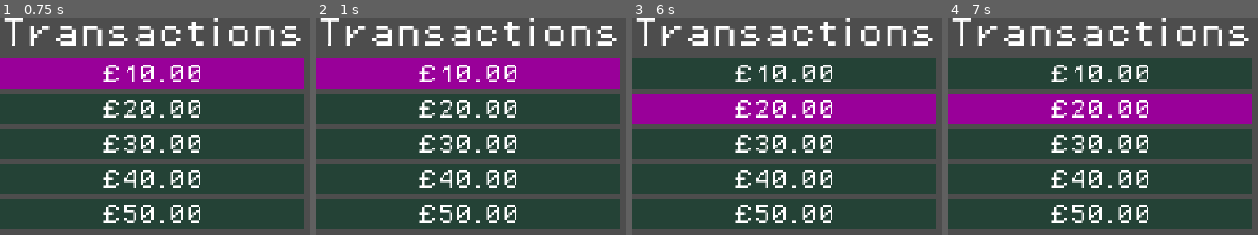
Above: before the commit, frames 1-4 (left to right).
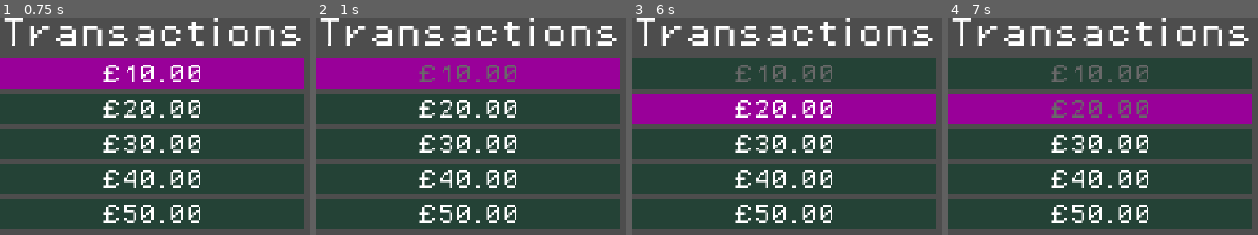
Above: after the commit, the same moments.

Repository: phrasmotica/budget-visualiser
Game: Godot game, scene res://scenes/ui/transaction_lister/transaction_lister.tscn
Same seed, same stepped clock (60 frames per second), same inputs: the game is played once before the commit and once after it. This scene is started directly instead of the project's main scene.
Inputs (mouse positions are in pixels of both pictures, inside the frame that each line leads up to):
- Up to frame 1 (0.75 s): tap Enter (ui_accept) at 0.5, 0.6 s; move the mouse to (outside the picture) at 0.52 s; hold Right (ui_right) from 0.53 s (still down); click (outside the picture) at 0.67 s
- Up to frame 2 (1 s): keep holding Right (ui_right); tap Enter (ui_accept) at 0.77 s
- Up to frame 3 (6 s): tap Enter (ui_accept) at 1.07, 1.25, 2, 2.3, 2.75, 3.5, 3.77, 3.8, 4.07, 4.25, 5.3 s; release Right (ui_right) at 1.25 s; drag from (outside the picture) to (outside the picture) at 1.27 s; move the mouse to (outside the picture) at 2.02 s; hold Right (ui_right) 2.03-2.75 s; tap Ctrl at 2.1 s; drag from (outside the picture) to (793, 193) at 2.77 s; move the mouse to (outside the picture) at 3.52 s; hold Left (ui_left) 3.53-4.25 s; tap Y at 3.6 s; drag from (793, 193) to (911, 143) at 4.27 s; move the mouse to (outside the picture) at 5.02 s; hold Down (ui_down) 5.03-5.75 s; tap C at 5.1 s; click (outside the picture) at 5.17 s; drag from (911, 143) to (outside the picture) at 5.77 s
- Up to frame 4 (7 s): move the mouse to (outside the picture) at 6.52 s; hold Up (ui_up) from 6.53 s (still down); tap Backspace at 6.6 s; tap Enter (ui_accept) at 6.77, 6.8 s

Frame 1 is identical in both runs. In frame 2, 1.0% of the frame differs, in the area x 33-65%, y 21-30%; in frame 3, 1.0%; in frame 4, 2.0%, in the area x 33-65%, y 21-47%.

Commit message:
Use the space bar to toggle inclusion for a transaction in the TransactionLister

Diff:
--- a/scenes/ui/transaction_lister/states/transaction_lister_state_enabled.gd
+++ b/scenes/ui/transaction_lister/states/transaction_lister_state_enabled.gd
@@ -6,9 +6,6 @@
 
 	if _transaction_panel_manager.count() > 0:
 		_transaction_panel_manager.highlight(_index_tracker.current())
-
-	# TODO: use the space bar to toggle the selected one for inclusion/removal
-	# of the selected panel's transaction...
 
 	SignalHelper.persist(
 		GridInput.move_down,
@@ -25,3 +22,7 @@
 
 func _on_move_up() -> void:
 	_transaction_panel_manager.highlight(_index_tracker.previous())
+
+func _process(_delta: float) -> void:
+	if Input.is_action_just_released("ui_accept"):
+		_transaction_panel_manager.toggle_current()
--- a/scenes/ui/transaction_lister/transaction_panel_manager.gd
+++ b/scenes/ui/transaction_lister/transaction_panel_manager.gd
@@ -1,4 +1,3 @@
-@tool
 class_name TransactionPanelManager
 extends Node
 
@@ -6,6 +5,11 @@
 var select_panels: Array[TransactionSelectPanel] = []
 
 var _highlighted_index := -1
+var _inclusion_mask: Array[bool] = []
+
+func _ready() -> void:
+	for s in select_panels:
+		_inclusion_mask.append(true)
 
 func highlight(index: int) -> TransactionSelectPanel:
 	if index < 0 or index > select_panels.size() - 1:
@@ -22,5 +26,19 @@
 
 	return select_panels[_highlighted_index]
 
+func toggle_current() -> bool:
+	var new_inclusion := not _inclusion_mask[_highlighted_index]
+
+	print("Transaction %d included: %s" % [_highlighted_index, new_inclusion])
+
+	_inclusion_mask[_highlighted_index] = new_inclusion
+
+	if new_inclusion:
+		select_panels[_highlighted_index].undim()
+	else:
+		select_panels[_highlighted_index].dim()
+
+	return new_inclusion
+
 func count() -> int:
 	return select_panels.size()
--- a/scenes/ui/transaction_select_panel/transaction_select_panel.gd
+++ b/scenes/ui/transaction_select_panel/transaction_select_panel.gd
@@ -54,3 +54,11 @@
 func unhighlight() -> void:
 	if _current_state:
 		_current_state.unhighlight()
+
+func dim() -> void:
+	if label:
+		label.label_settings.font_color = Color.DIM_GRAY
+
+func undim() -> void:
+	if label:
+		label.label_settings.font_color = Color.WHITE
--- a/scenes/ui/transaction_select_panel/transaction_select_panel.tscn
+++ b/scenes/ui/transaction_select_panel/transaction_select_panel.tscn
@@ -9,7 +9,8 @@
 amount = 10.0
 metadata/_custom_type_script = "uid://bici6q1crcvjm"
 
-[sub_resource type="LabelSettings" id="LabelSettings_jfgyy"]
+[sub_resource type="LabelSettings" id="LabelSettings_gweyu"]
+resource_local_to_scene = true
 line_spacing = 8.0
 font_size = 32
 
@@ -35,6 +36,6 @@
 layout_mode = 2
 size_flags_vertical = 3
 text = "£10.00"
-label_settings = SubResource("LabelSettings_jfgyy")
+label_settings = SubResource("LabelSettings_gweyu")
 horizontal_alignment = 1
 vertical_alignment = 1
